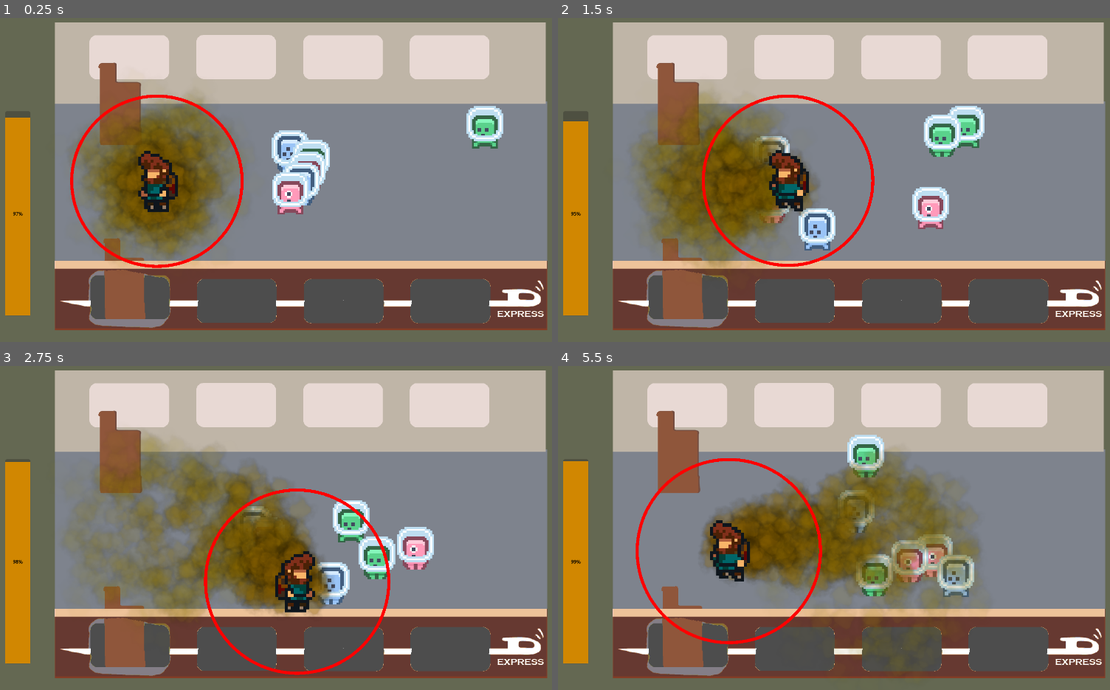
Above: before the commit, frames 1-4 (two rows, left to right).
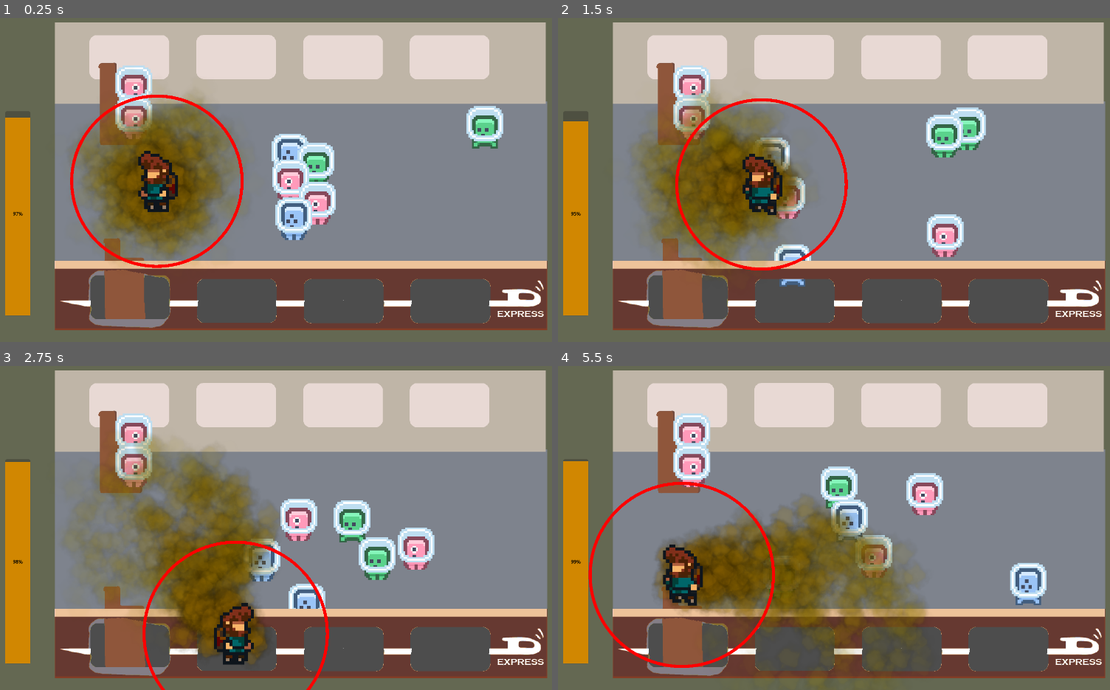
Above: after the commit, the same moments.

Repository: caiotava/Fart-Ninja
Game: Godot game, scene res://train/carriage.tscn
Same seed, same stepped clock (60 frames per second), same inputs: the game is played once before the commit and once after it.
Inputs:
- Up to frame 1 (0.25 s): no input
- Up to frame 2 (1.5 s): tap Enter at 0.5 s; hold Right (player_right) 0.53-1.28 s; hold Space (keep) 0.53-1.28 s; hold Down (player_down) from 1.28 s (still down); tap Space (keep) at 1.35 s
- Up to frame 3 (2.75 s): release Down (player_down) at 2.03 s; hold Right (player_right) from 2.03 s (still down); hold Space (keep) from 2.03 s (still down)
- Up to frame 4 (5.5 s): release Right (player_right) at 2.78 s; release Space (keep) at 2.78 s; hold Up (player_up) 2.78-3.53 s; tap Space (keep) at 2.85, 4.35 s; hold Space (keep) 3.53-4.28 s; hold Left (player_left) 3.53-5.03 s; hold Down (player_down) from 5.03 s (still down); hold Space (keep) from 5.03 s (still down)

The runs differ from the first frame. In frame 1, 3.9% of the frame differs, in the area x 20-61%, y 14-69%; in frame 2, 8.6%; in frame 3, 15%; in frame 4, 24%, in the area x 5-89%, y 14-100%.

Commit message:
feat: add support for sitting action for passengers

Diff:
--- a/passengers/animations/passenger-01.tres
+++ b/passengers/animations/passenger-01.tres
@@ -16,6 +16,14 @@
 "frames": [{
 "duration": 1.0,
 "texture": ExtResource("1_t0ski")
+}],
+"loop": true,
+"name": &"sitting",
+"speed": 5.0
+}, {
+"frames": [{
+"duration": 1.0,
+"texture": ExtResource("1_t0ski")
 }, {
 "duration": 1.0,
 "texture": ExtResource("2_571kh")
--- a/passengers/animations/passenger-02.tres
+++ b/passengers/animations/passenger-02.tres
@@ -16,6 +16,14 @@
 "frames": [{
 "duration": 1.0,
 "texture": ExtResource("1_47qxd")
+}],
+"loop": true,
+"name": &"sitting",
+"speed": 5.0
+}, {
+"frames": [{
+"duration": 1.0,
+"texture": ExtResource("1_47qxd")
 }, {
 "duration": 1.0,
 "texture": ExtResource("2_3dy3q")
--- a/passengers/animations/passenger-03.tres
+++ b/passengers/animations/passenger-03.tres
@@ -16,6 +16,14 @@
 "frames": [{
 "duration": 1.0,
 "texture": ExtResource("1_oq07s")
+}],
+"loop": true,
+"name": &"sitting",
+"speed": 5.0
+}, {
+"frames": [{
+"duration": 1.0,
+"texture": ExtResource("1_oq07s")
 }, {
 "duration": 1.0,
 "texture": ExtResource("2_j41rh")
--- a/passengers/passenger.gd
+++ b/passengers/passenger.gd
@@ -1,4 +1,5 @@
 extends CharacterBody2D
+class_name Passenger
 
 @export var animation_resource : Resource = null
 
@@ -10,13 +11,18 @@
 @export var movement_path_length : Array[Vector2] = default_path_length
 @export var is_paused : bool = false
 @export var pause_time_limit : float = 1.5
-@export var pause_likelihood : float = 0.2
+@export var pause_likelihood : float = 0.1
 
 @onready var navigation_agent: NavigationAgent2D = $NavigationAgent2D
 @onready var animation_sprite: AnimatedSprite2D = $AnimatedSprite2D
 @onready var timer : Timer = $Timer
 
+var is_sitting = false;
+
 func _ready():
+	if is_sitting:
+		set_sitting_animation()
+
 	if animation_resource != null:
 		animation_sprite.sprite_frames = animation_resource
 
@@ -40,6 +46,12 @@
 	navigation_agent.target_position = movement_target
 
 func _physics_process(delta):
+	if is_sitting:
+		return
+
+	physics_process_movement(delta)
+
+func physics_process_movement(delta):
 	if navigation_agent.is_navigation_finished():
 		handle_pause()
 		return
@@ -53,16 +65,6 @@
 	# has collision
 	if move_and_slide():
 		pause_movement()
-
-func _process(delta):
-	process_pause(delta)
-
-func process_pause(delta):
-	if !is_paused:
-		return
-
-	if timer.is_stopped():
-		timer.start()
 
 func get_random_position():
 	var bounds = movement_path_length
@@ -84,6 +86,20 @@
 	velocity = Vector2.ZERO
 	animation_sprite.play("idle")
 
+	if timer.is_stopped() && pause_time_limit > 0:
+		timer.start()
+
 func _on_timer_timeout():
 	is_paused = false;
 	set_movement_target(get_random_position())
+
+func set_sitting(is_sitting : bool, seat : Seat = null):
+	self.is_sitting = is_sitting
+	set_sitting_animation()
+
+func set_sitting_animation():
+	if animation_sprite == null:
+		return
+
+	animation_sprite.flip_h = true
+	animation_sprite.play("sitting")
--- a/train/carriage.tscn
+++ b/train/carriage.tscn
@@ -44,14 +44,16 @@
 
 [node name="Top" type="Node" parent="Seats"]
 
-[node name="Seat" parent="Seats/Top" instance=ExtResource("3_msw65")]
+[node name="Seat" parent="Seats/Top" node_paths=PackedStringArray("available_spaces") instance=ExtResource("3_msw65")]
 position = Vector2(393, 171)
+available_spaces = [NodePath("../../../Passengers/Passenger7"), NodePath("../../../Passengers/Passenger8")]
 
 [node name="Bottom" type="Node" parent="Seats"]
 
-[node name="Seat2" parent="Seats/Bottom" instance=ExtResource("3_msw65")]
+[node name="Seat2" parent="Seats/Bottom" node_paths=PackedStringArray("available_spaces") instance=ExtResource("3_msw65")]
 z_index = 2
 position = Vector2(409, 741)
+available_spaces = [null, null]
 
 [node name="Walls" type="Node" parent="."]
 
@@ -152,6 +154,14 @@
 position = Vector2(1064, 576)
 animation_resource = ExtResource("8_lrlhv")
 
+[node name="Passenger7" parent="Passengers" instance=ExtResource("5_f8p45")]
+position = Vector2(1064, 576)
+animation_resource = ExtResource("8_lrlhv")
+
+[node name="Passenger8" parent="Passengers" instance=ExtResource("5_f8p45")]
+position = Vector2(1064, 576)
+animation_resource = ExtResource("8_lrlhv")
+
 [node name="NavigationRegion2D" type="NavigationRegion2D" parent="Passengers"]
 navigation_polygon = SubResource("NavigationPolygon_gub6n")
 
--- /dev/null
+++ b/train/seat.gd
@@ -0,0 +1,44 @@
+extends StaticBody2D
+class_name Seat
+
+@export var is_available : bool = false
+@export var available_spaces : Array[Passenger] = [null, null]
+
+@onready var spaces_positions : Node = $SpacesPositions
+
+# Called when the node enters the scene tree for the first time.
+func _ready():
+	assert(
+		available_spaces.size() == spaces_positions.get_children().size(),
+		"available_spaces and spaces_position must have the same size"
+	)
+
+	for p in available_spaces:
+		if p != null:
+			take_a_seat(p)
+
+# Called every frame. 'delta' is the elapsed time since the previous frame.
+func _process(delta):
+	pass
+
+# Check if has available space and return available position, otherwise it will return -1
+func has_available_space(p : Passenger = null) -> int :
+	for i in len(available_spaces):
+		if available_spaces[i] != null && p == available_spaces[i]:
+			return i
+
+		if available_spaces[i] == null:
+			return i
+
+	return -1
+
+func take_a_seat(p : Passenger) -> bool:
+	var available_index = has_available_space(p)
+	if available_index == -1:
+		return false
+
+	available_spaces[available_index] = p
+	p.global_position = spaces_positions.get_children()[available_index].global_position
+	p.set_sitting(true)
+
+	return true
--- a/train/seat.tscn
+++ b/train/seat.tscn
@@ -1,11 +1,13 @@
-[gd_scene load_steps=3 format=3 uid="uid://7mwe3233ahmm"]
+[gd_scene load_steps=4 format=3 uid="uid://7mwe3233ahmm"]
 
 [ext_resource type="Texture2D" uid="uid://j78urhaxcl15" path="res://train/gfx/seat.png" id="1_127eo"]
+[ext_resource type="Script" path="res://train/seat.gd" id="1_bme2g"]
 
 [sub_resource type="RectangleShape2D" id="RectangleShape2D_ybncw"]
 size = Vector2(129, 201)
 
 [node name="Seat" type="StaticBody2D"]
+script = ExtResource("1_bme2g")
 
 [node name="Sprite2D" type="Sprite2D" parent="."]
 texture = ExtResource("1_127eo")
@@ -17,3 +19,13 @@
 
 [node name="NavigationObstacle2D" type="NavigationObstacle2D" parent="."]
 vertices = PackedVector2Array(-1.255, 2, 54, 0, 54, 61, 133, 63, 135, 266, 3, 265)
+
+[node name="SpacesPositions" type="Node2D" parent="."]
+
+[node name="Position1" type="Marker2D" parent="SpacesPositions"]
+position = Vector2(115, 74)
+gizmo_extents = 38.0
+
+[node name="Position2" type="Marker2D" parent="SpacesPositions"]
+position = Vector2(115, 176)
+gizmo_extents = 38.0
Not shown, changed: .gitignore
